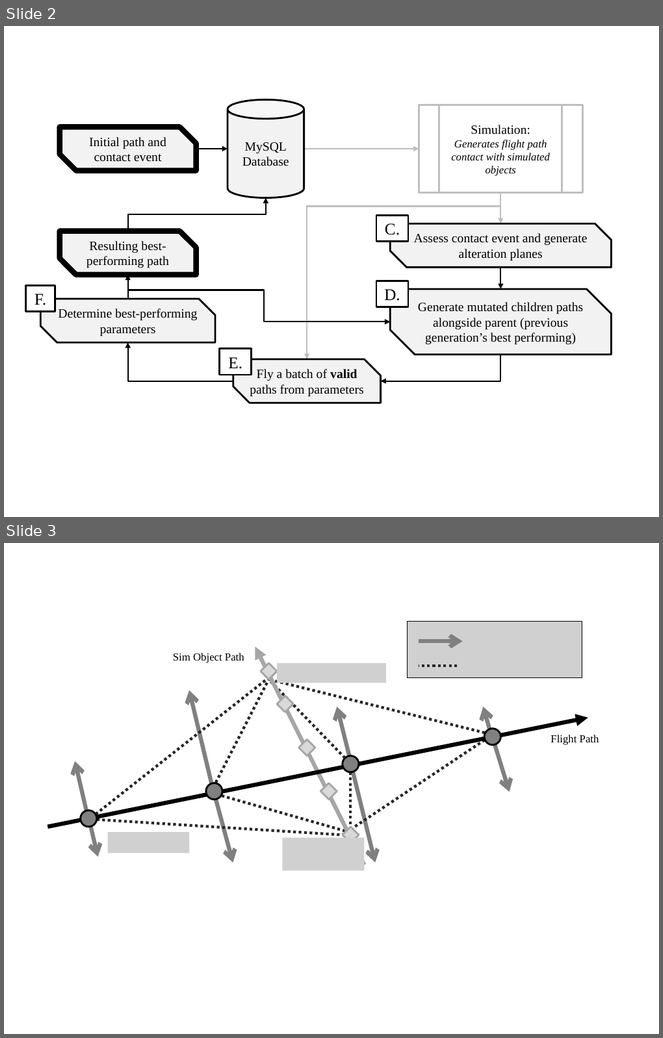
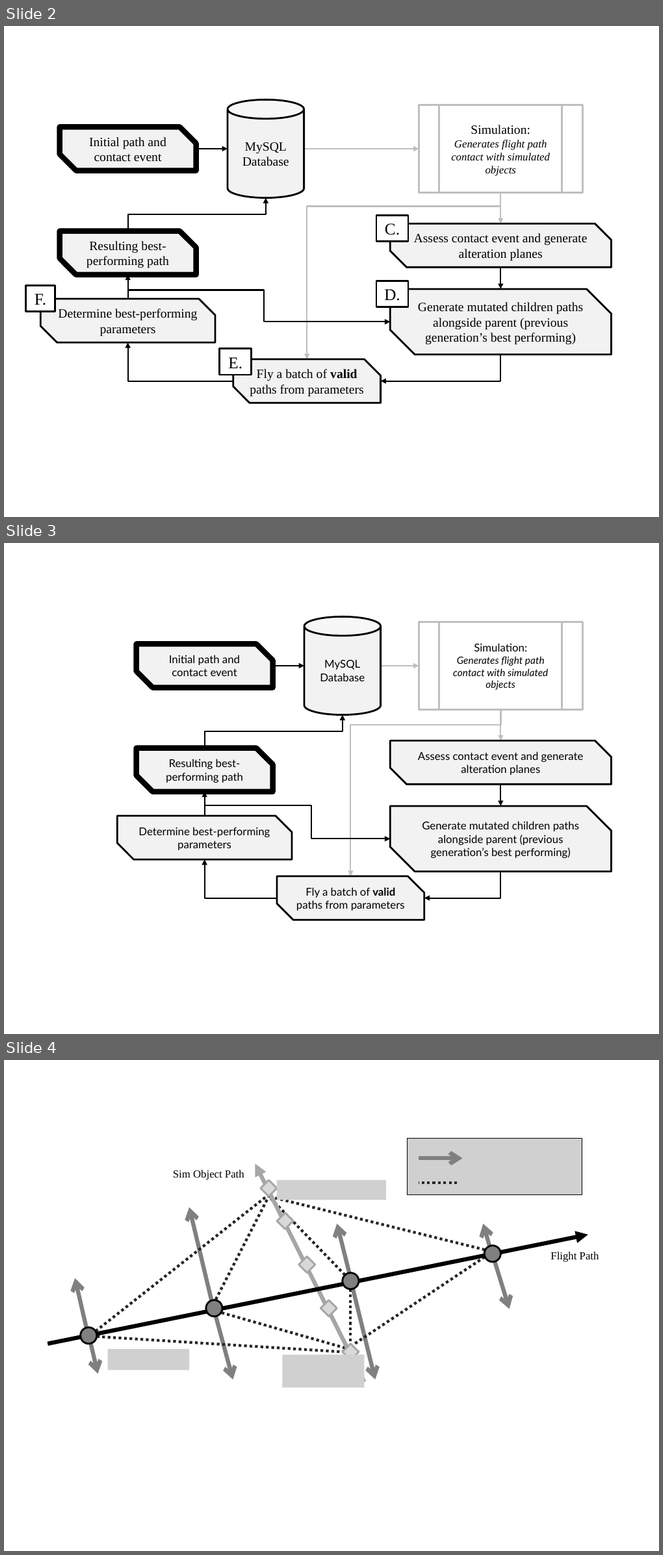
Before and after one commit to Leonardo767/aiaa2019-publication, a slide deck: docs/paper/figs/Diagrams.pptx. Shown one above the other, each under a label of ours: slides 2 and 3 before the commit, slides 2, 3 and 4 after it. The pictures are 663x1038 and 663x1555 pixels, drawn with LibreOffice and Linux fonts; fonts in the diff are those of the drawing; grey boxes stand for pictures. Boxes give left, top, right and bottom in pixels: in the first picture for what was removed or moved away, otherwise in the second. Text is boxed around its words. In the diff, an @@ line names an element or a change of style, - is before the commit and + after.

```diff
--- a/docs/paper/figs/Diagrams.pptx
+++ b/docs/paper/figs/Diagrams.pptx
@@ slide 3 added at (x1=4, y1=543, x2=659, y2=1034), background #FFFFFF @@
@@ cylinder added at (x1=304, y1=616, x2=381, y2=715), fill #F2F2F2, outline #000000 2 pt, 12 pt, text #000000 @@
+MySQL
+Database
@@ flow chart predefined process added at (x1=419, y1=622, x2=582, y2=709), fill #FFFFFF, outline #BFBFBF 2 pt, 11 pt, text #000000, italic @@
+Simulation:
+Generates flight path contact with simulated objects
@@ snip diag rect added at (x1=137, y1=644, x2=272, y2=688), fill #F2F2F2, outline #000000 6 pt, 12 pt, text #000000 @@
+Initial path and contact event
@@ arrow added from (272, 667) to (304, 667), #000000 1.5 pt @@
@@ arrow added from (381, 667) to (419, 667), #BFBFBF 1.5 pt @@
@@ elbow arrow added from (204, 748) to (343, 715), #000000 1.5 pt @@
@@ elbow arrow added from (501, 709) to (350, 876), #BFBFBF 1.5 pt @@
@@ arrow added from (501, 709) to (501, 741), #BFBFBF 1.5 pt @@
@@ snip diag rect added at (x1=137, y1=748, x2=272, y2=792), fill #F2F2F2, outline #000000 6 pt, 12 pt, text #000000 @@
+Resulting best-performing path
@@ snip diag rect added at (x1=391, y1=741, x2=612, y2=785), fill #F2F2F2, outline #000000 2 pt, 12 pt, text #000000 @@
+Assess contact event and generate alteration planes
@@ arrow added from (204, 816) to (204, 792), #000000 1.5 pt @@
@@ arrow added from (501, 784) to (501, 806), #000000 1.5 pt @@
@@ elbow arrow added from (204, 816) to (391, 839), #000000 1.5 pt @@
@@ snip diag rect added at (x1=391, y1=806, x2=612, y2=872), fill #F2F2F2, outline #000000 2 pt, 12 pt, text #000000 @@
+Generate mutated children paths alongside parent (previous generation’s best performing)
@@ snip diag rect added at (x1=117, y1=816, x2=293, y2=860), fill #F2F2F2, outline #000000 2 pt, 12 pt, text #000000 @@
+Determine best-performing parameters
@@ elbow arrow added from (277, 898) to (204, 860), #000000 1.5 pt @@
@@ elbow arrow added from (501, 872) to (425, 898), #000000 1.5 pt @@
@@ snip diag rect added at (x1=277, y1=876, x2=425, y2=921), fill #F2F2F2, outline #000000 2 pt, 12 pt, text #000000 @@
+Fly a batch of valid paths from parameters
@@ what was slide 3 is now slide 4 @@
```
Also in this commit, not shown: 1 slide changed, 4 other slides added, 2 other files.
